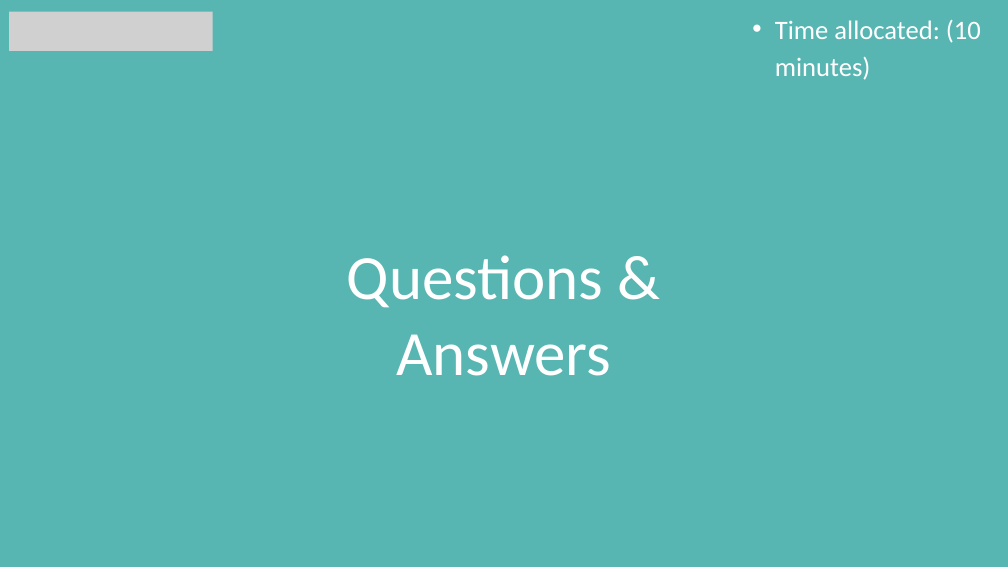
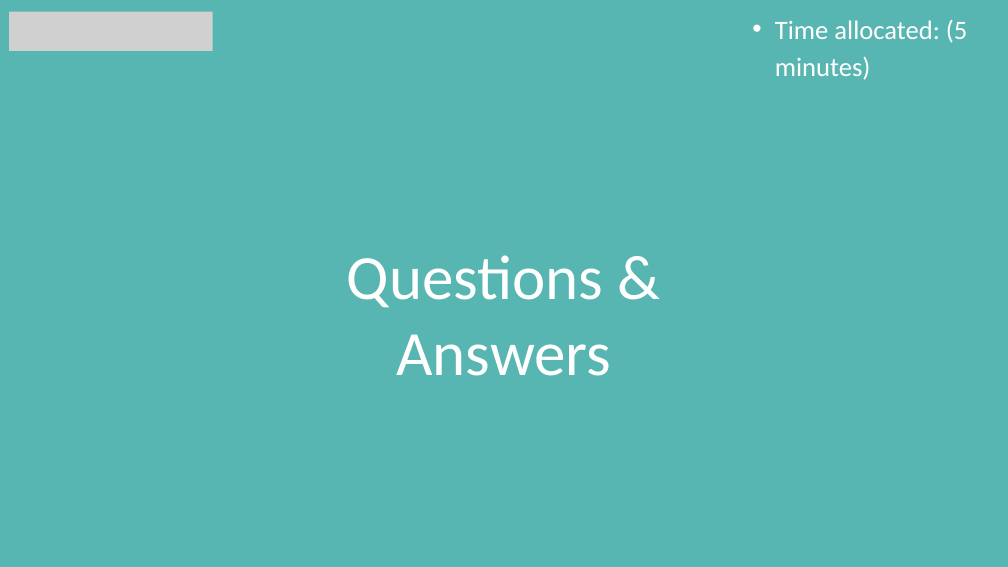
Before and after one commit to jakoyere-collab/NGO-Opportunities, a slide deck: slide 17 of deliverables/PEAK_Formal_Loan_Application_Presentation.pptx (slide 11 before the commit). Drawn at 1008x567 pixels with LibreOffice and Linux fonts; fonts in the diff are those of the drawing; grey boxes stand for pictures. Boxes give left, top, right and bottom in pixels: in the first picture for what was removed or moved away, otherwise in the second. Text is boxed around its words. In the diff, an @@ line names an element or a change of style, - is before the commit and + after.

```diff
--- a/deliverables/PEAK_Formal_Loan_Application_Presentation.pptx
+++ b/deliverables/PEAK_Formal_Loan_Application_Presentation.pptx
@@ text at (775, 20, 968, 80): text changed @@
-  • Time allocated: (10 minutes)
+  • Time allocated: (5 minutes)
```
Also in this commit, not shown: 9 other slides changed, 6 slides added.
